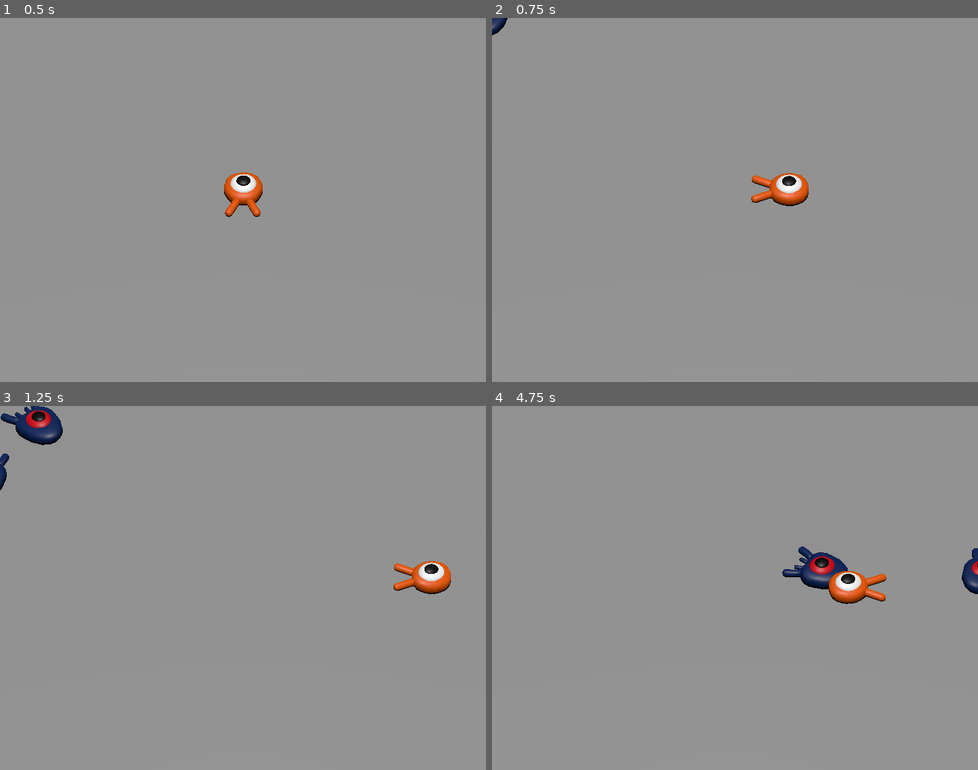
Above: before the commit, frames 1-4 (two rows, left to right).
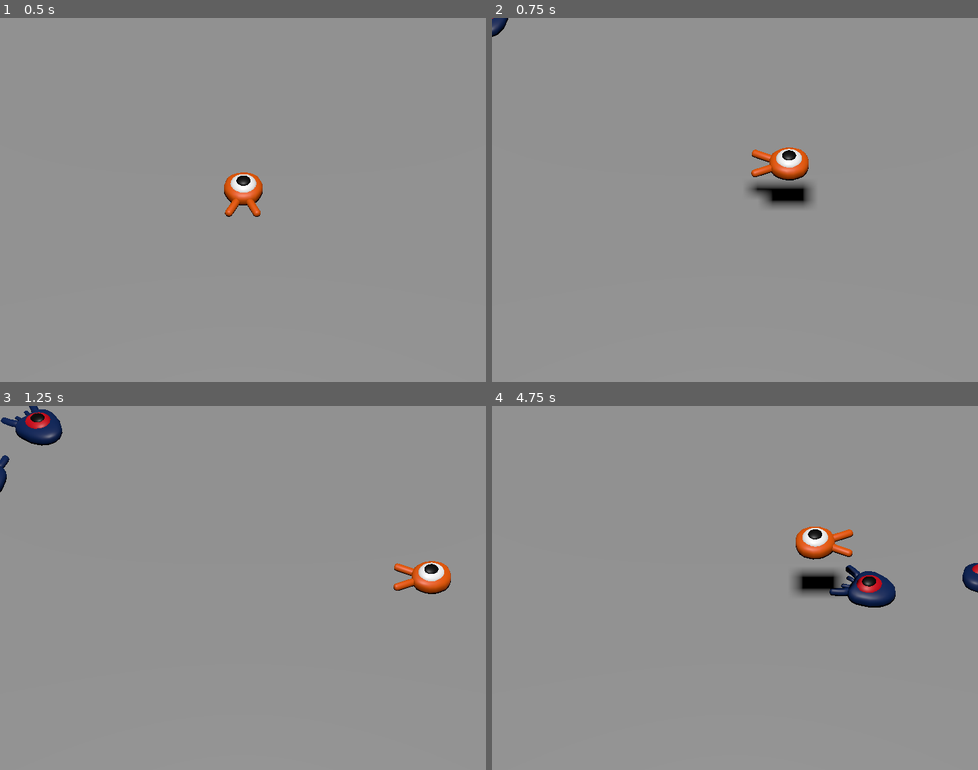
Above: after the commit, the same moments.

Repository: gbstorey/godot_docs_3d_tutorial
Game: Godot game, scene res://main.tscn
Same seed, same stepped clock (60 frames per second), same inputs: the game is played once before the commit and once after it.
Inputs:
- Up to frame 1 (0.5 s): no input
- Up to frame 2 (0.75 s): tap Enter at 0.5 s; hold Right (move_right) from 0.53 s (still down); tap Space (jump) at 0.6 s
- Up to frame 3 (1.25 s): keep holding Right (move_right); tap Space (jump) at 0.77, 1.07 s
- Up to frame 4 (4.75 s): release Right (move_right) at 1.28 s; hold Down (move_back) 1.28-2.03 s; tap Space (jump) at 1.35, 1.52, 1.82, 2.1, 2.85, 3.02, 3.32, 3.6, 3.77, 4.07, 4.35, 4.52 s; hold Right (move_right) 2.03-2.78 s; hold Up (move_forward) 2.78-3.53 s; hold Left (move_left) from 3.53 s (still down)

Frame 1 is identical in both runs. In frame 2, 1.7% of the frame differs, in the area x 0-67%, y 0-53%; in frame 3, 0.3%; in frame 4, 2.9%, in the area x 59-100%, y 33-56%.

Commit message:
Jumping trigger, physics interactions, squashing monsters

Diff:
--- a/Mob.gd
+++ b/Mob.gd
@@ -1,10 +1,14 @@
 extends CharacterBody3D
+
+signal squashed
 
 @export var min_speed = 10
 @export var max_speed = 18
 
+
 func _physics_process(_delta):
 	move_and_slide()
+
 
 func initialize(start_position, player_position):
 	look_at_from_position(start_position, player_position, Vector3.UP)
@@ -13,5 +17,11 @@
 	velocity = Vector3.FORWARD * random_speed
 	velocity = velocity.rotated(Vector3.UP, rotation.y)
 
+
 func _on_visible_on_screen_notifier_3d_screen_exited():
 	queue_free()
+
+
+func squash():
+	squashed.emit()
+	queue_free()
--- a/main.tscn
+++ b/main.tscn
@@ -29,6 +29,8 @@
 
 [node name="Ground" type="StaticBody3D" parent="."]
 transform = Transform3D(1, 0, 0, 0, 1, 0, 0, 0, 1, 2.08165e-12, -1, 2.08165e-12)
+collision_layer = 4
+collision_mask = 0
 
 [node name="CollisionShape3D" type="CollisionShape3D" parent="Ground"]
 shape = SubResource("BoxShape3D_rpkrm")
--- a/mob.tscn
+++ b/mob.tscn
@@ -6,7 +6,9 @@
 [sub_resource type="BoxShape3D" id="BoxShape3D_nknqo"]
 size = Vector3(1.76038, 0.908661, 2.1775)
 
-[node name="Mob" type="CharacterBody3D"]
+[node name="Mob" type="CharacterBody3D" groups=["mob"]]
+collision_layer = 2
+collision_mask = 0
 script = ExtResource("1_keb8x")
 
 [node name="Pivot" type="Node3D" parent="."]
--- a/player.gd
+++ b/player.gd
@@ -3,11 +3,14 @@
 @export var speed = 14
 
 @export var fall_acceleration = 75
+@export var jump_impulse = 20
+@export var bounce_impulse = 16
 
 var target_velocity = Vector3.ZERO
 
 func _physics_process(delta):
 	var direction = Vector3.ZERO
+	# Modify floor direction on inputs
 	if Input.is_action_pressed("move_right"):
 		direction.x += 1
 	if Input.is_action_pressed("move_left"):
@@ -20,9 +23,27 @@
 	if direction != Vector3.ZERO:
 		direction = direction.normalized()
 		$Pivot.look_at(position + direction, Vector3.UP)
+	# Modify velocity vector based on new direction
 	target_velocity.x = direction.x * speed
 	target_velocity.z = direction.z * speed
+	# Apply gravity unless touching the floor
 	if not is_on_floor():
 		target_velocity.y = target_velocity.y - (fall_acceleration*delta)
+	# Update velocity
 	velocity = target_velocity
+	# Jump
+	if is_on_floor() and Input.is_action_just_pressed("jump"):
+		target_velocity.y = jump_impulse
+	# Smooth engine movement
 	move_and_slide()
+	# Check collisions and bounce if a squash is successful
+	for index in range(get_slide_collision_count()):
+		var collision = get_slide_collision(index)
+		if collision.get_collider() == null:
+			continue
+		if collision.get_collider().is_in_group("mob"):
+			var mob = collision.get_collider()
+			if Vector3.UP.dot(collision.get_normal()) > 0.1:
+				mob.squash()
+				target_velocity.y = bounce_impulse
+				break
--- a/player.tscn
+++ b/player.tscn
@@ -7,6 +7,7 @@
 radius = 0.81
 
 [node name="Player" type="CharacterBody3D"]
+collision_mask = 6
 script = ExtResource("1_b2tf1")
 
 [node name="Pivot" type="Node3D" parent="."]
--- a/project.godot
+++ b/project.godot
@@ -57,6 +57,12 @@
 ]
 }
 
+[layer_names]
+
+3d_physics/layer_1="player"
+3d_physics/layer_2="enemies"
+3d_physics/layer_3="world"
+
 [rendering]
 
 quality/driver/driver_name="GLES2"
